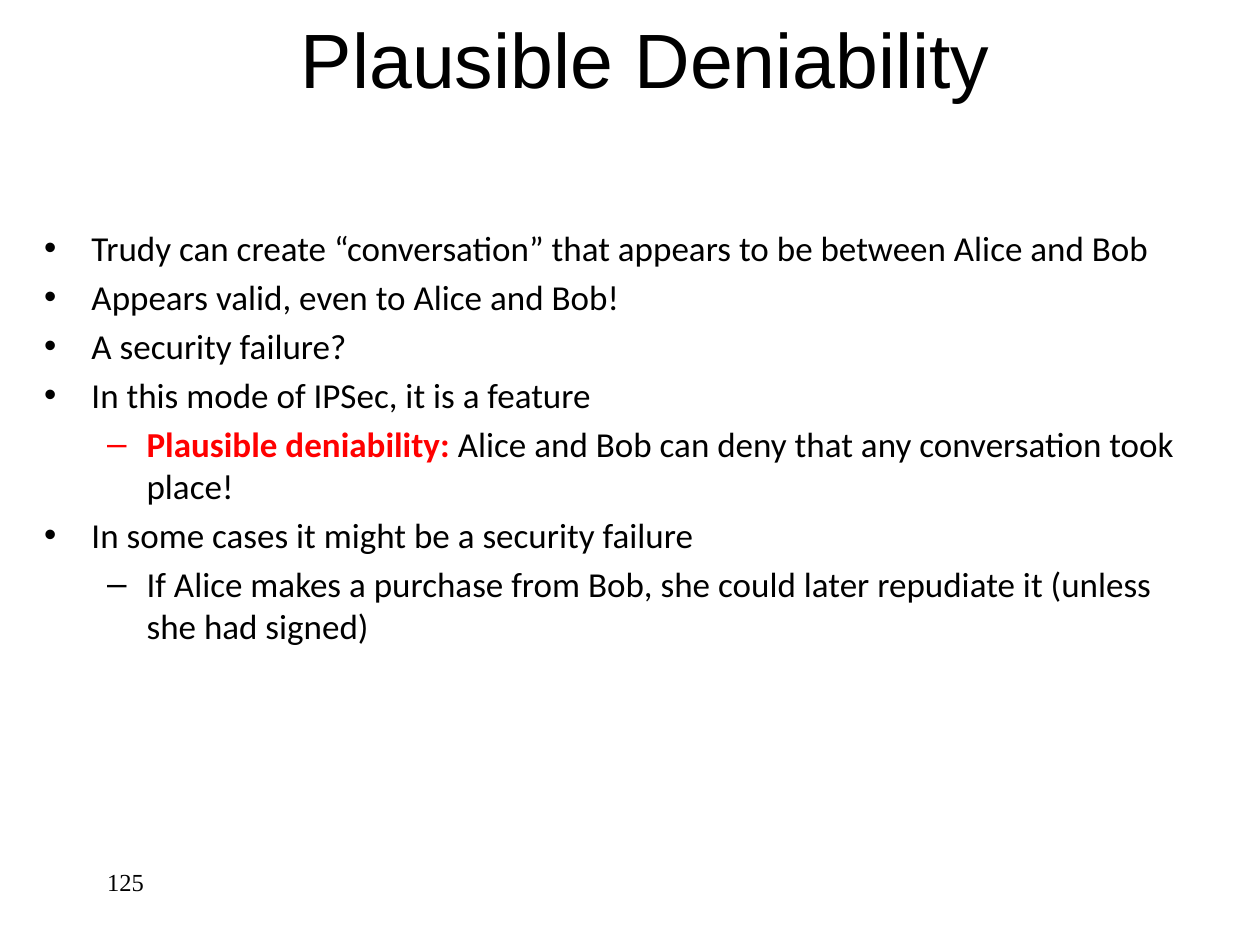
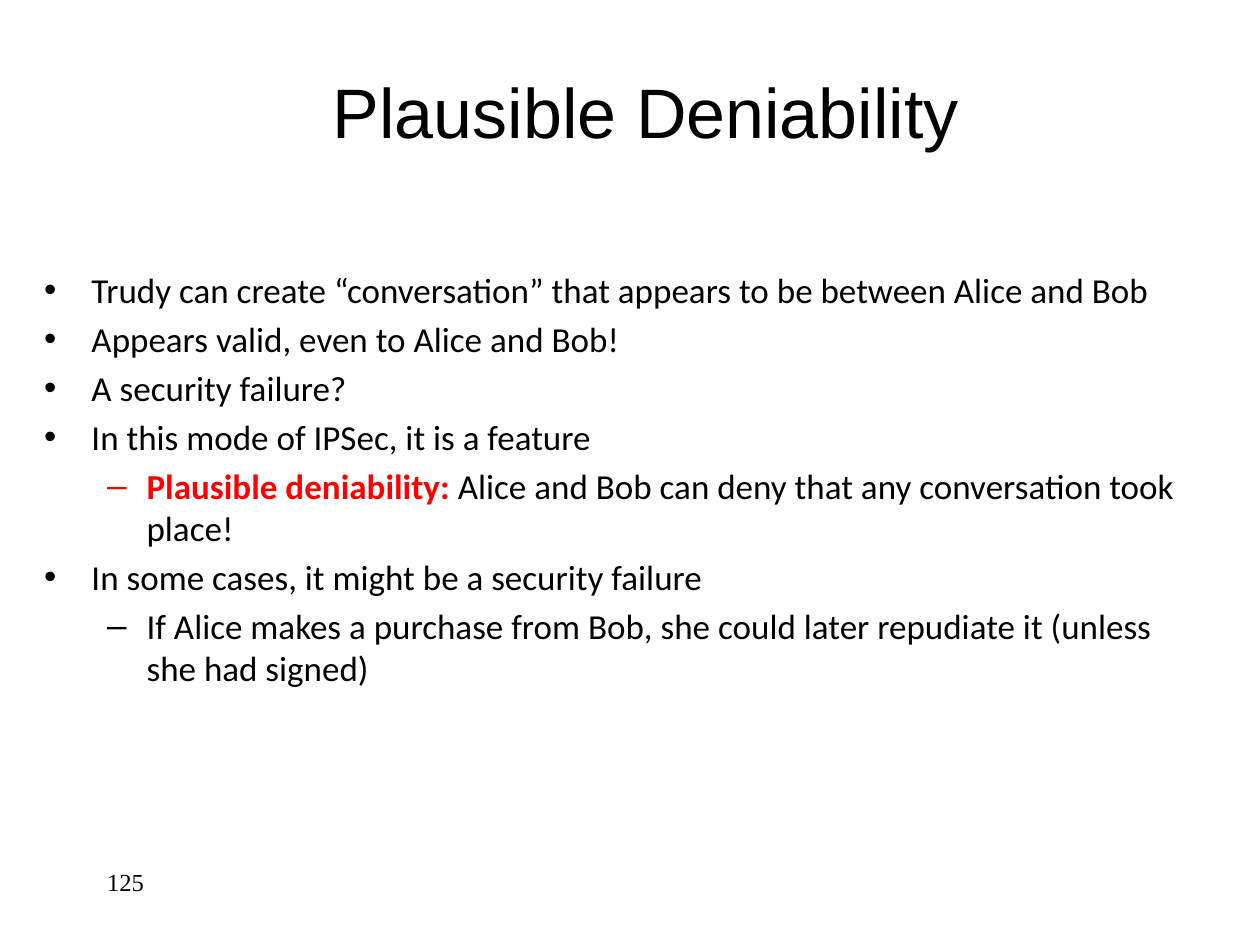
Before and after one commit to jlmucb/class_notes, a slide deck: slide 125 of BerkeleyClass/CS290Spring2013/Lectures/Cryptoclass9.pptx. Drawn at 1260x945 pixels with LibreOffice and Linux fonts; fonts in the diff are those of the drawing. Boxes give left, top, right and bottom in pixels: in the first picture for what was removed or moved away, otherwise in the second. Text is boxed around its words. In the diff, an @@ line names an element or a change of style, - is before the commit and + after.

```diff
--- a/BerkeleyClass/CS290Spring2013/Lectures/Cryptoclass9.pptx
+++ b/BerkeleyClass/CS290Spring2013/Lectures/Cryptoclass9.pptx
@@ title "Plausible Deniability": place and size @@
-title "Plausible Deniability" at <box>301,32,989,103</box>
+title "Plausible Deniability" at <box>333,87,959,151</box>
@@ title "Plausible Deniability" at <box>333,87,959,151</box>: size 44 to 40 pt @@
@@ text "Trudy can create “conversation” that ...": place and size @@
-text "Trudy can create “conversation” that ..." at <box>91,236,1173,645</box>
+text "Trudy can create “conversation” that ..." at <box>91,278,1173,687</box>
@@ text at <box>91,565,701,596</box>: text changed @@
-• In some cases it might be a security failure
+• In some cases, it might be a security failure
```
Also in this commit, not shown: 86 other slides changed, 1 other file.
